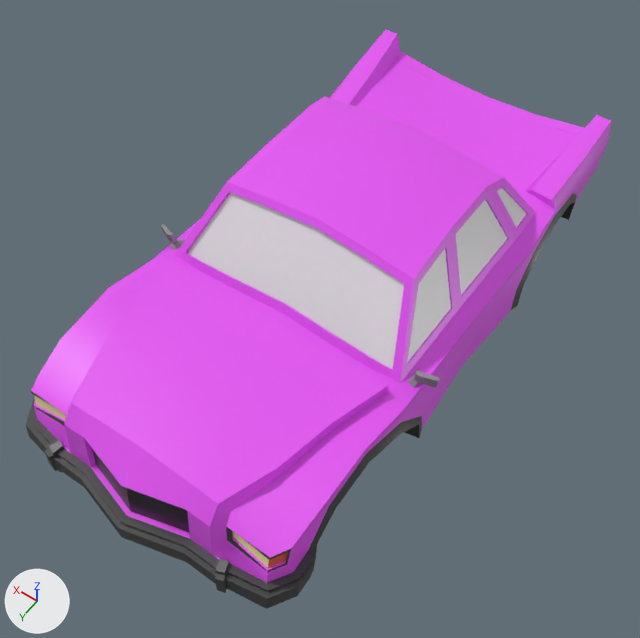
A saved change to the glTF model models/american_body.glb.
One viewpoint serves both versions: a 50 mm camera at (-1.64, 2.45, 3.86) aimed at (-0.08, 0.27, 0.42). The lights are fixed; the arrows at lower left show +X, +Y and +Z. Vertices at the same position are counted once.

Objects in the first picture: 'american_body'.
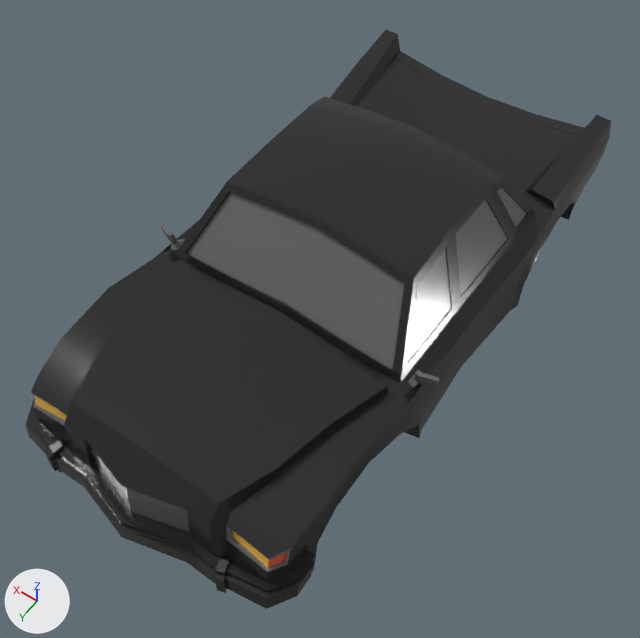
Pixel boxes [x1, y1, x2, y2] of what changed, in the pictures (640 x 638 px):
'american_body', surface changed (pink to black): [26, 30, 611, 607] in both
part 1 of me_cube_001, surface changed (pink to black): [26, 30, 611, 609] in both

What the commit changed:
In material 'Material' (mat_material), roughness goes from 0.4 to 0.182.
me_cube_001 has 712 vertices, 1420 faces and spans x -0.81..0.81, y -1.57..1.63, z 0.19..1.02.
me_cube_001 is used by ob_american_body; location (0.0, 0.0, 0.0).
me_cube_001 part 1: texture (UV) coordinates of 1420 of 1420 faces, centred in x -0.8..0.8, y -1.57..1.6, z 0.19..1.01, changed; they spanned u 0.18..0.95, v 0.31..0.95 and now span u 0.06..0.94, v 0.55..0.95.
